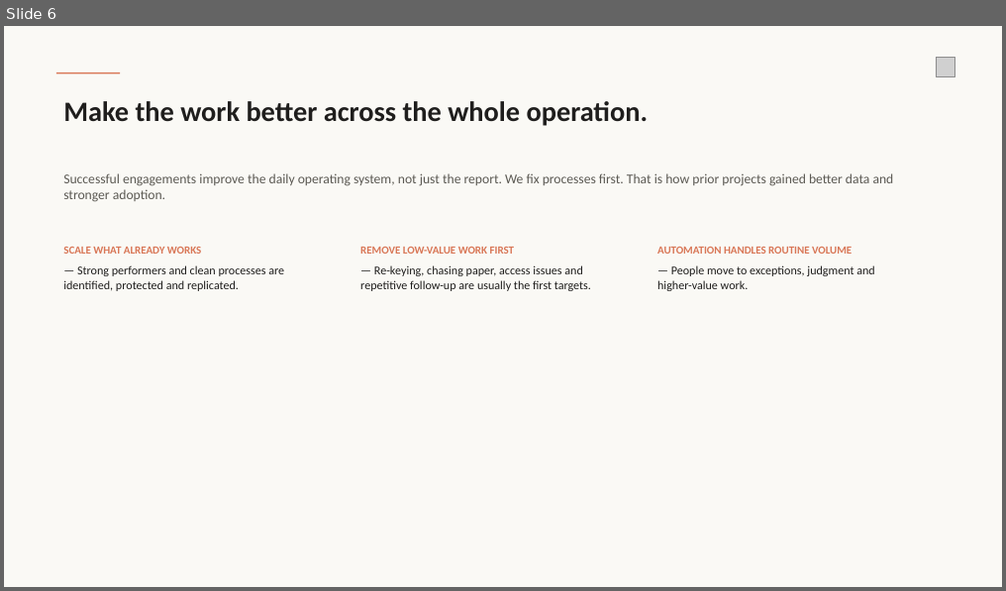
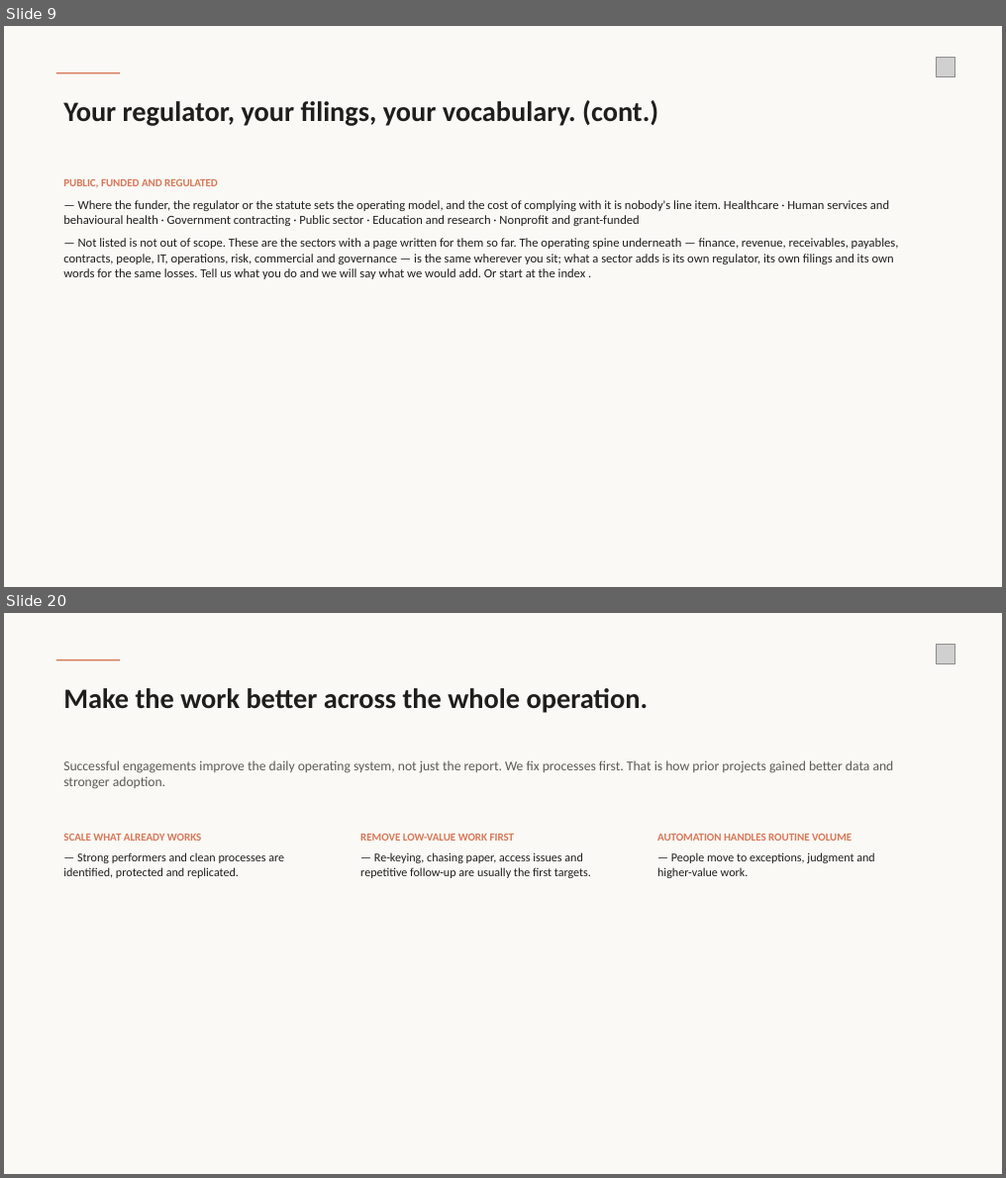
Before and after one commit to wirewalktech/AI-Extension, a slide deck: operating-review.pptx. Shown one above the other, each under a label of ours: slide 6 before the commit, slides 9 and 20 after it; the slides between them are not shown. The pictures are 1006x591 and 1006x1178 pixels, drawn with LibreOffice and Linux fonts; fonts in the diff are those of the drawing; grey boxes stand for pictures. Boxes give left, top, right and bottom in pixels: in the first picture for what was removed or moved away, otherwise in the second. Text is boxed around its words. In the diff, an @@ line names an element or a change of style, - is before the commit and + after.

```diff
--- a/operating-review.pptx
+++ b/operating-review.pptx
@@ slide 9 added at bbox=[4, 26, 1002, 587], background #FAF9F5 @@
@@ rectangle added at bbox=[56, 73, 120, 74], fill #D97757 @@
@@ picture added at bbox=[936, 58, 955, 76] @@
@@ text added at bbox=[63, 100, 658, 126], 27 pt, text #1F1E1D, bold @@
+Your regulator, your filings, your vocabulary. (cont.)
@@ text added at bbox=[63, 179, 899, 279], 12 pt, text #1F1E1D @@
+PUBLIC, FUNDED AND REGULATED
+— Where the funder, the regulator or the statute sets the operating model, and the cost of complying with it is nobody's line item. Healthcare · Human services and behavioural health · Government contracting · Public sector · Education and research · Nonprofit and grant-funded
+— Not listed is not out of scope. These are the sectors with a page written for them so far. The operating spine underneath — finance, revenue, receivables, payables, contracts, people, IT, operations, risk, commercial and governance — is the same wherever you sit; what a sector adds is its own regulator, its own filings and its own words for the same losses. Tell us what you do and we will say what we would add. Or start at the index .
@@ what was slide 6 is now slide 20 @@
```
Also in this commit, not shown: 9 slides changed, 13 other slides added, 2 other files.
